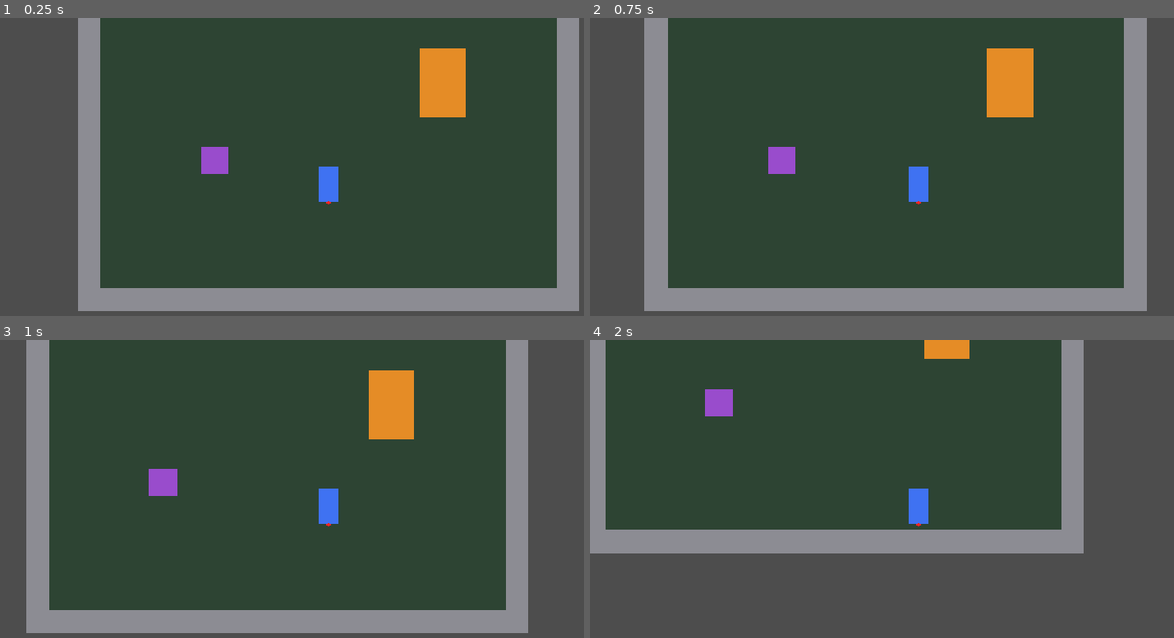
Above: before the commit, frames 1-4 (two rows, left to right).
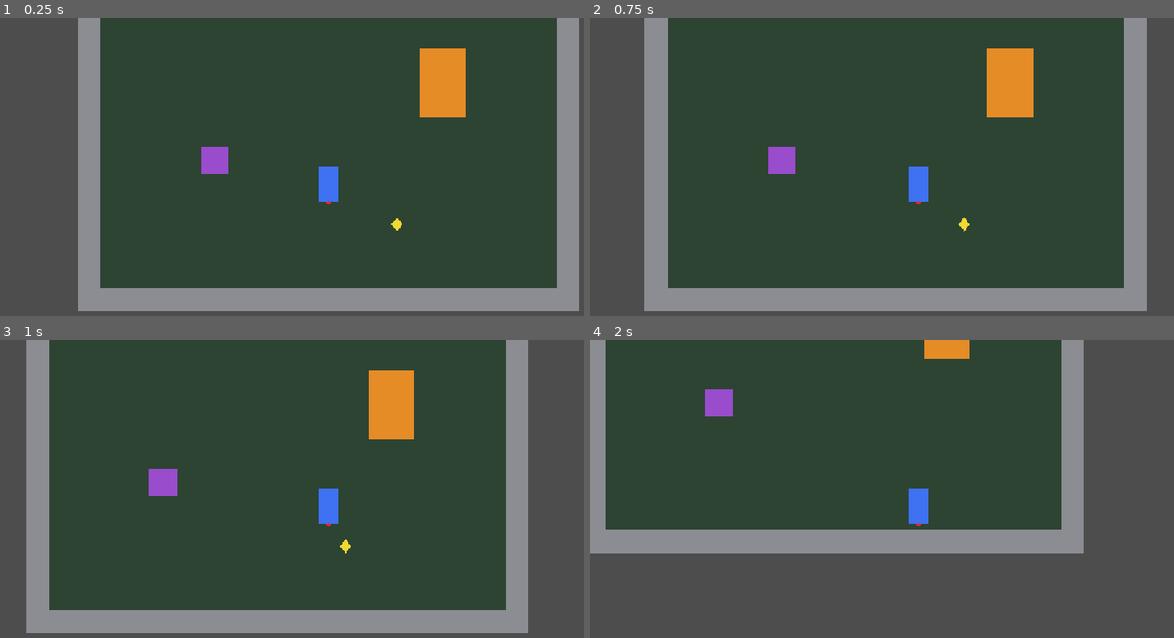
Above: after the commit, the same moments.

Repository: A-Piyas-04/CampusHorror
Game: Godot game, scene res://scenes/core/Main.tscn
The game is run twice, just before and just after one commit, with the same random seed, the same clock (stepped at 60 frames per second) and the same inputs.
Inputs (mouse positions are in pixels of both pictures, inside the frame that each line leads up to):
- Up to frame 1 (0.25 s): no input
- Up to frame 2 (0.75 s): tap Enter at 0.5 s; move the mouse to (1063, 184) at 0.52 s; hold D (move_right) from 0.53 s (still down); hold E (interact) from 0.53 s (still down); click (1063, 184) at 0.67 s
- Up to frame 3 (1 s): keep holding D (move_right); keep holding E (interact)
- Up to frame 4 (2 s): move the mouse to (788, 542) at 1.27 s; release D (move_right) at 1.28 s; release E (interact) at 1.28 s; hold S (move_down) from 1.28 s (still down); tap E (interact) at 1.35 s

The runs differ from the first frame. In frame 1, less than 0.1% of the frame differs, in the area x 66-69%, y 67-72%; in frame 2, less than 0.1%; in frame 3, less than 0.1%; in frame 4, nothing differs.

Commit message:
Add GameState autoload for persistent state management and introduce Pickup component for collectible items. Update documentation for Milestone D and verify functionality through automated tests.

Diff:
--- a/project.godot
+++ b/project.godot
@@ -18,6 +18,7 @@
 [autoload]
 
 MCPRuntime="*uid://c40iebabcftlv"
+GameState="*res://scripts/core/game_state.gd"
 
 [display]
 
--- /dev/null
+++ b/scenes/components/Pickup.tscn
@@ -0,0 +1,15 @@
+[gd_scene format=3]
+
+[ext_resource type="Script" path="res://scripts/components/pickup.gd" id="1_pickup"]
+[ext_resource type="PackedScene" path="res://scenes/components/Interactable.tscn" id="2_interactable"]
+
+[node name="Pickup" type="Node2D"]
+script = ExtResource("1_pickup")
+
+[node name="Body" type="Polygon2D" parent="."]
+color = Color(0.95, 0.85, 0.2, 1)
+polygon = PackedVector2Array(0, -24, 10, -12, 0, 0, -10, -12)
+
+[node name="Interactable" parent="." instance=ExtResource("2_interactable")]
+
+[connection signal="interacted" from="Interactable" to="." method="_on_interactable_interacted"]
--- a/scenes/world/TestZoneA.tscn
+++ b/scenes/world/TestZoneA.tscn
@@ -4,6 +4,7 @@
 [ext_resource type="PackedScene" path="res://scenes/components/SpawnMarker.tscn" id="2_spawn"]
 [ext_resource type="PackedScene" path="res://scenes/components/Door.tscn" id="3_door"]
 [ext_resource type="PackedScene" path="res://scenes/tests/InteractionTestBox.tscn" id="4_test_box"]
+[ext_resource type="PackedScene" path="res://scenes/components/Pickup.tscn" id="5_pickup"]
 
 [sub_resource type="RectangleShape2D" id="RectangleShape2D_wall_horizontal"]
 size = Vector2(880, 40)
@@ -90,6 +91,11 @@
 [node name="InteractionTestBox" parent="Objects" instance=ExtResource("4_test_box")]
 position = Vector2(-200, 100)
 
+[node name="TestPickup01" parent="Objects" instance=ExtResource("5_pickup")]
+position = Vector2(120, 200)
+pickup_id = "test_pickup_01"
+prompt_text = "Press E to pick up"
+
 [node name="DoorToZoneB" parent="Objects" instance=ExtResource("3_door")]
 position = Vector2(-250, -300)
 destination_zone_id = "test_zone_b"
--- /dev/null
+++ b/scripts/components/pickup.gd
@@ -0,0 +1,28 @@
+class_name Pickup
+extends Node2D
+
+## Stable, globally unique ID recorded in GameState when collected. Set in the Inspector.
+@export var pickup_id: String = ""
+## Overrides the interaction prompt. Leave empty to keep the Interactable's default text.
+@export var prompt_text: String = ""
+
+@onready var _interactable: Interactable = $Interactable
+
+
+func _ready() -> void:
+	if pickup_id.is_empty():
+		push_error("Pickup '%s' has no pickup_id." % get_path())
+		return
+	if GameState.is_collected(pickup_id):
+		queue_free()
+		return
+	if not prompt_text.is_empty():
+		_interactable.prompt_text = prompt_text
+
+
+func _on_interactable_interacted(_interactor: Node2D) -> void:
+	if pickup_id.is_empty() or GameState.is_collected(pickup_id):
+		return
+	GameState.mark_collected(pickup_id)
+	print("[PICKUP] Collected '%s'." % pickup_id)
+	queue_free()
--- /dev/null
+++ b/scripts/core/game_state.gd
@@ -0,0 +1,22 @@
+extends Node
+
+## In-memory state that must outlive zone changes. Registered as the `GameState` autoload.
+## Nothing here is written to disk yet.
+
+## Stable IDs of collected pickups / used-up persistent objects. Used as a set (values are always true).
+var _collected_ids: Dictionary[String, bool] = {}
+
+
+func mark_collected(id: String) -> void:
+	if id.is_empty():
+		push_error("GameState.mark_collected() called with an empty id.")
+		return
+	_collected_ids[id] = true
+
+
+func is_collected(id: String) -> bool:
+	return _collected_ids.has(id)
+
+
+func get_collected_ids() -> PackedStringArray:
+	return PackedStringArray(_collected_ids.keys())
--- a/scripts/player/player.gd
+++ b/scripts/player/player.gd
@@ -50,5 +50,14 @@
 
 
 func _set_interaction_target(target: Interactable) -> void:
+	if is_instance_valid(_interaction_target):
+		_interaction_target.tree_exiting.disconnect(_on_interaction_target_tree_exiting)
 	_interaction_target = target
+	if target != null:
+		target.tree_exiting.connect(_on_interaction_target_tree_exiting)
 	interaction_target_changed.emit(target)
+
+
+## A freed target (e.g. a collected pickup) would otherwise keep the prompt visible.
+func _on_interaction_target_tree_exiting() -> void:
+	_set_interaction_target(null)
Not shown, changed: addons/godot_mcp/cache/undo/stack.json
Not shown, added: scripts/components/pickup.gd.uid
Not shown, added: scripts/core/game_state.gd.uid
Not shown, changed: Docs/CONVENTIONS.md
Not shown, changed: Docs/STATUS.md
